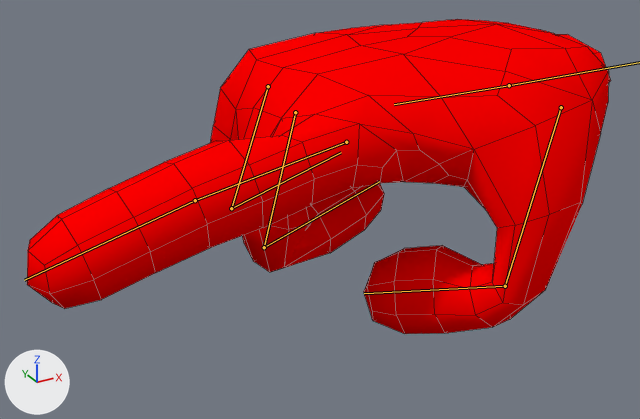
The Blender file View/Blender/Cursor/Raw.blend, before and after one commit.
The view is the same before and after, from a 50 mm camera at (-9.43, -3.76, 1.33) aimed at (-7.44, -0.14, -0.48). Arrows for +X, +Y and +Z are at lower left; the lights stay in place. Both versions are drawn at the pose saved in each file; the numbers are the values there. The bones that bend it are drawn over the model as lines. Mesh edges are drawn as thin lines.
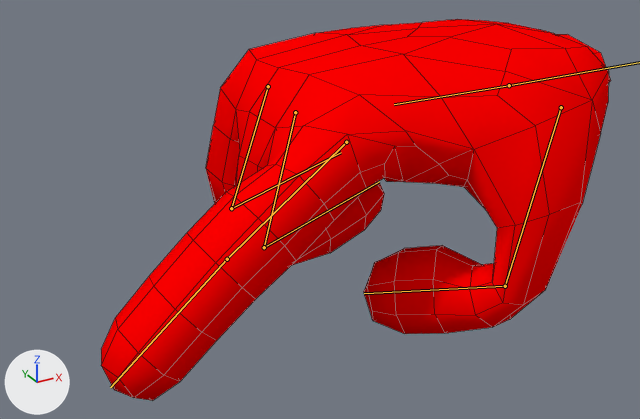
Boxes [x1, y1, x2, y2] around the edits, measured in the pictures (640 x 419 px):
'Cube', posed (13% narrower, 21% taller): before [27, 19, 611, 334]; after [101, 19, 611, 400]
bone 'Bone.002', root to tip: before (346, 142) to (195, 200); after (346, 142) to (227, 259)

The change, as a list of edits to the scene's bpy script:
```text
Change bone_bone_002:
    where bone_bone_002 = bpy.data.objects['Armature'].pose.bones['Bone.002']  # child of 'Bone.001'
    bone_bone_002.rotation_quaternion: (0.996, -0.091, 0.0, 0.0) -> (0.951, -0.311, 0.0, 0.0)  # degrees (-10, 0, 0) -> degrees (-36, 0, 0)
```
